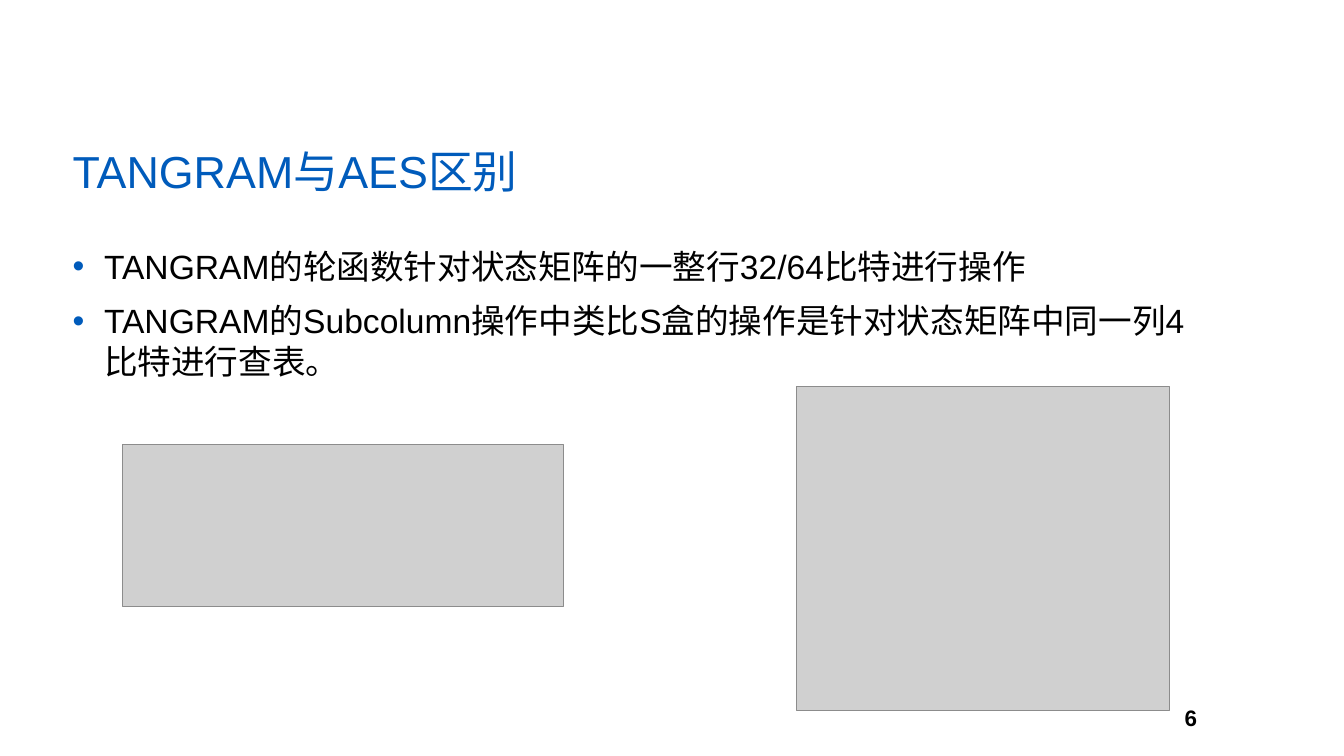
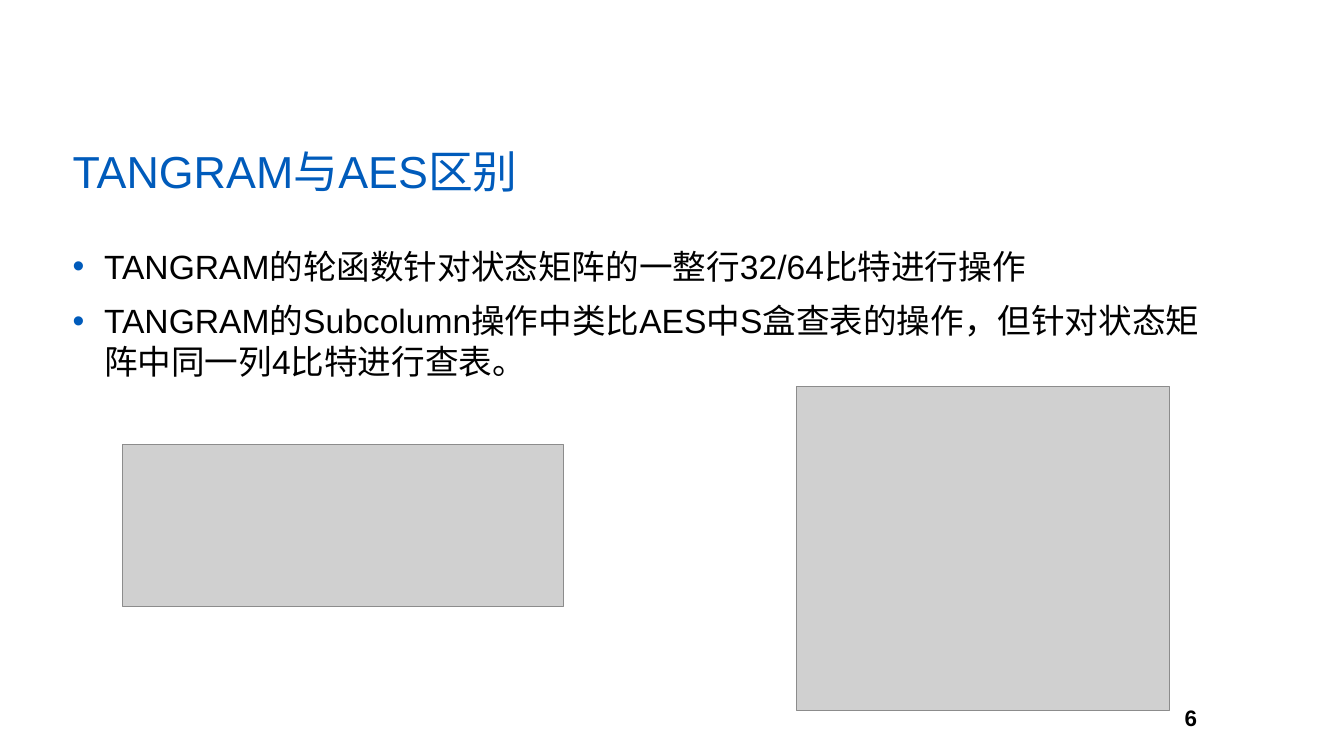
Before and after one commit to yberlin/hello-world, a slide deck: slide 6 of TANGRAM/TAMGRAM.pptx. Drawn at 1344x756 pixels with LibreOffice and Linux fonts; fonts in the diff are those of the drawing; grey boxes stand for pictures; background and template pictures are left out. Boxes give left, top, right and bottom in pixels: in the first picture for what was removed or moved away, otherwise in the second. Text is boxed around its words. In the diff, an @@ line names an element or a change of style, - is before the commit and + after.

```diff
--- a/TANGRAM/TAMGRAM.pptx
+++ b/TANGRAM/TAMGRAM.pptx
@@ text at (104, 306, 1199, 377): text changed @@
-• TANGRAM的Subcolumn操作中类比S盒的操作是针对状态矩阵中同一列4比特进行查表。
+• TANGRAM的Subcolumn操作中类比AES中S盒查表的操作，但针对状态矩阵中同一列4比特进行查表。
```
Also in this commit, not shown: 5 other slides changed.
